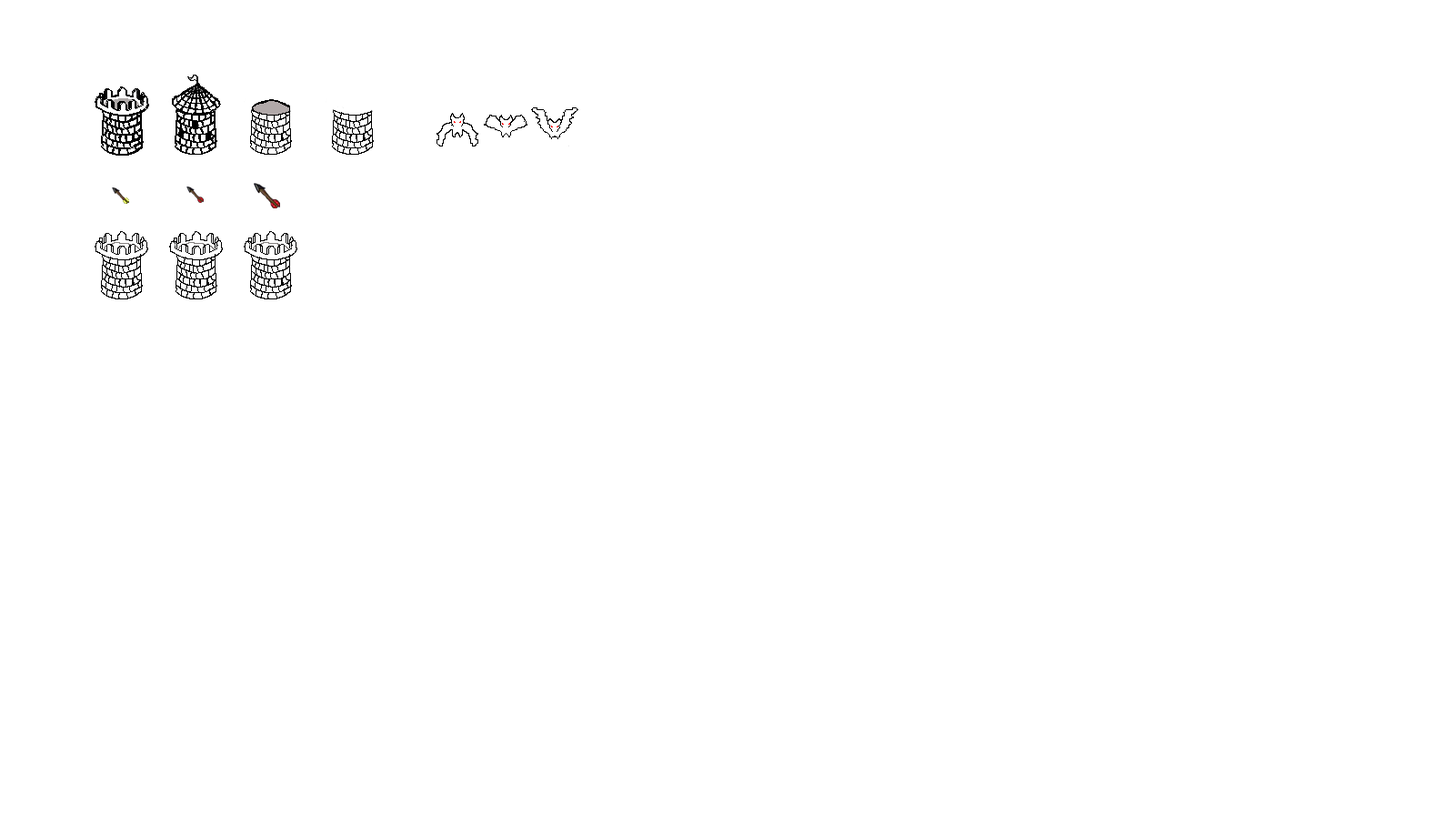
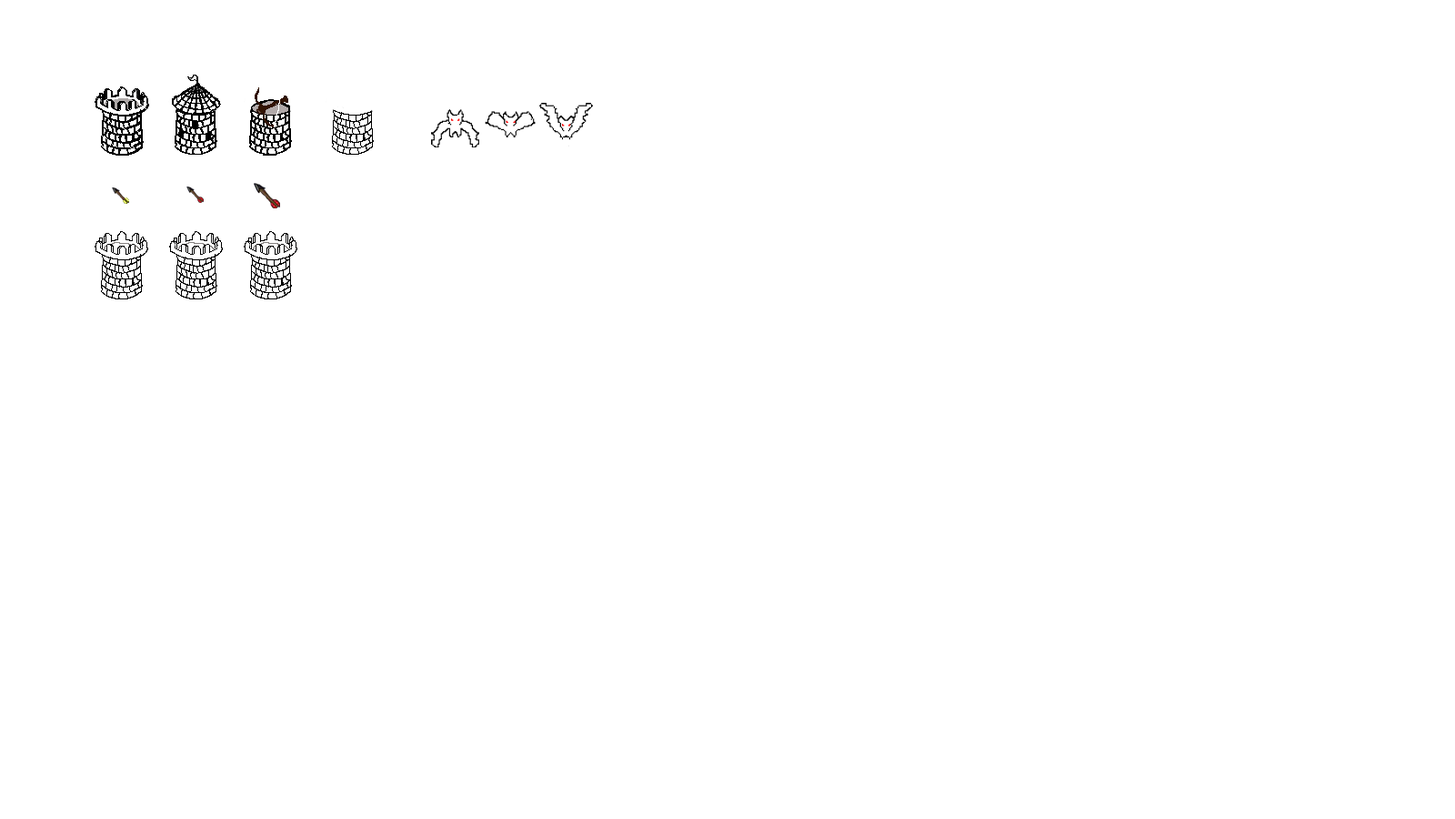
The second 1455 × 819 image is a revision of the first. Changes to its layers:
renamed "Layer 5" to "Layer 8", painted on it over [249,87,594,156]
removed layer "Layer 4" over [249,97,570,155]
